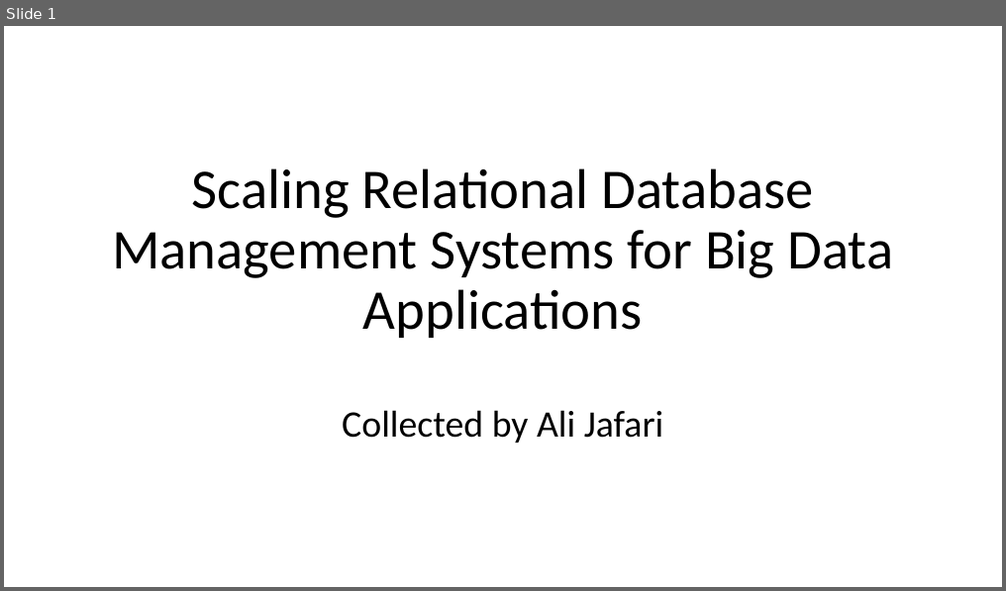
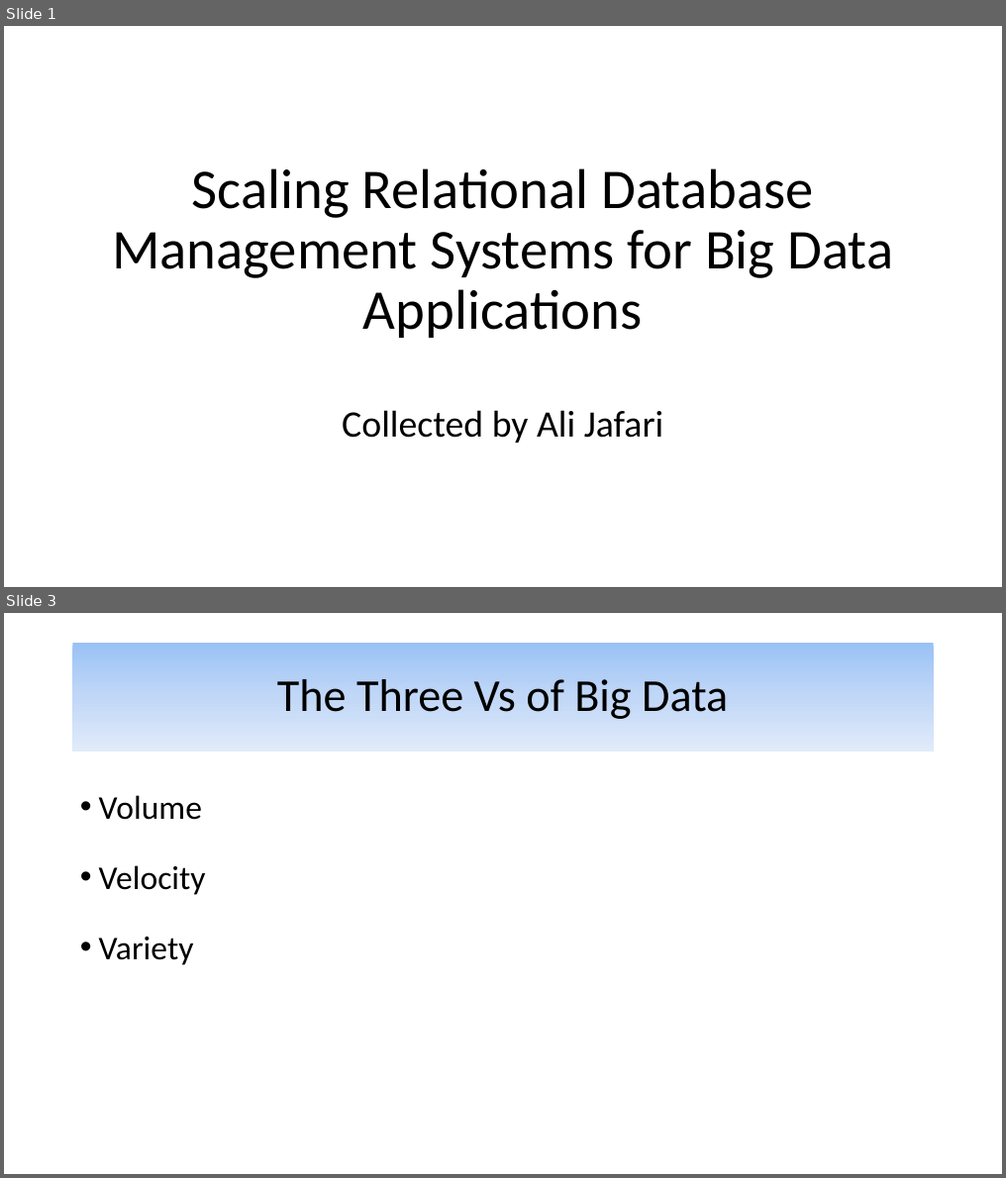
Before and after one commit to alijfri99/presentations, a slide deck: Advanced DBMS Presentation.pptx. Shown one above the other, each under a label of ours: slide 1 before the commit, slides 1 and 3 after it; the slides between them are not shown. The pictures are 1006x591 and 1006x1178 pixels, drawn with LibreOffice and Linux fonts; fonts in the diff are those of the drawing. Boxes give left, top, right and bottom in pixels: in the first picture for what was removed or moved away, otherwise in the second. Text is boxed around its words. In the diff, an @@ line names an element or a change of style, - is before the commit and + after.

Commit message:
Wrote the three Vs

```diff
--- a/Advanced DBMS Presentation.pptx
+++ b/Advanced DBMS Presentation.pptx
@@ slide 3 added at box(4, 613, 1002, 1174), background #FFFFFF @@
@@ title added at box(73, 643, 934, 752), fill gradient #9AC3F5 to #C2D8F8 to #E1EBFB, 44 pt, text #000000 @@
+The Three Vs of Big Data
@@ text added at box(99, 795, 206, 965), 32 pt, text #000000 @@
+• Volume
+• Velocity
+• Variety
```
Also in this commit, not shown: 4 other slides added.
